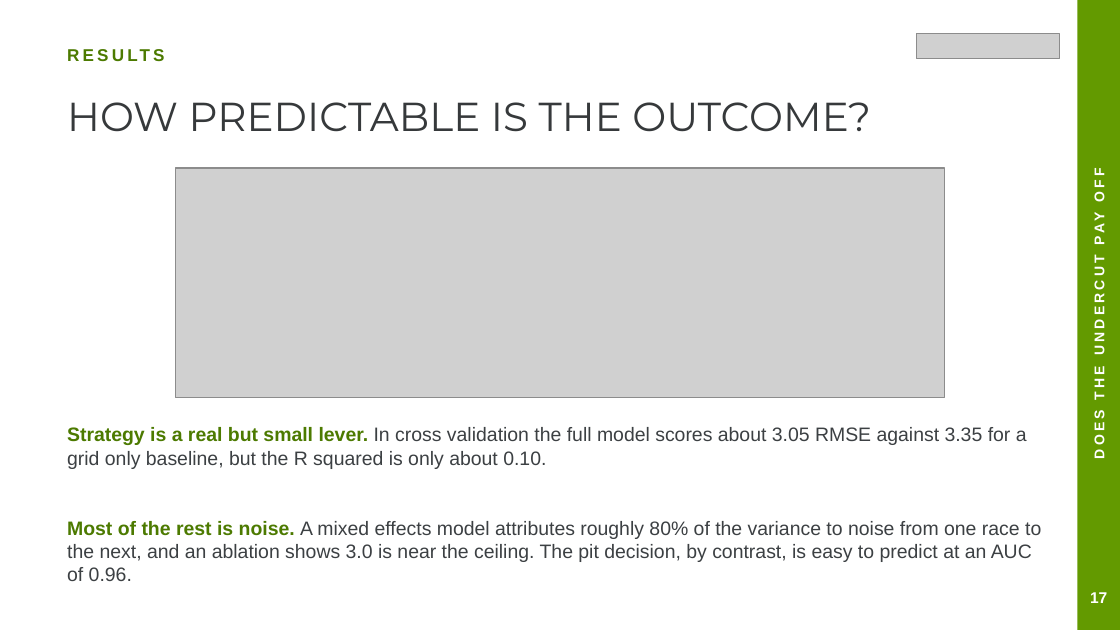
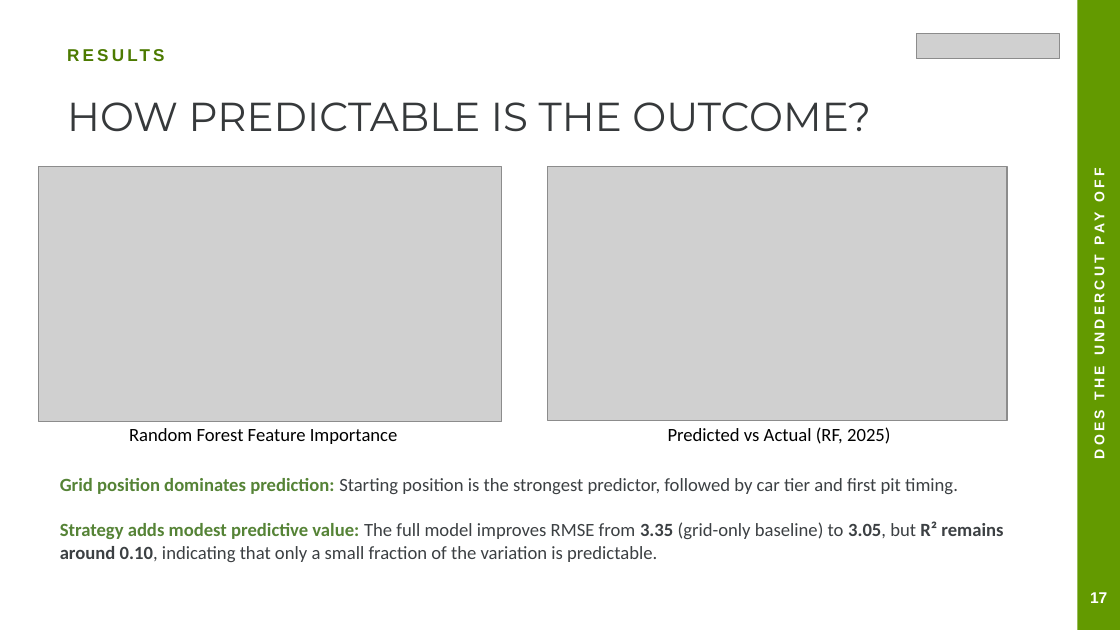
Before and after one commit to Munish0303/dai-mission-group-K, a slide deck: slide 22 of presentation.pptx. Drawn at 1120x630 pixels with LibreOffice and Linux fonts; fonts in the diff are those of the drawing; grey boxes stand for pictures. Boxes give left, top, right and bottom in pixels: in the first picture for what was removed or moved away, otherwise in the second. Text is boxed around its words. In the diff, an @@ line names an element or a change of style, - is before the commit and + after.

```diff
--- a/presentation.pptx
+++ b/presentation.pptx
@@ picture: place and size @@
-picture at (176, 168, 945, 398)
+picture at (39, 167, 502, 422)
@@ picture added at (548, 167, 1007, 421) @@
@@ text added at (129, 428, 398, 444), 12 pt, text #000000 @@
+Random Forest Feature Importance
@@ text added at (668, 427, 890, 444), 12 pt, text #000000 @@
+Predicted vs Actual (RF, 2025)
@@ text at (60, 478, 1003, 562): text changed; size 12.5 to 12 pt; font Arial to Calibri @@
-Strategy is a real but small lever. In cross validation the full model scores about 3.05 RMSE against 3.35 for a grid only baseline, but the R squared is only about 0.10.
-Most of the rest is noise. A mixed effects model attributes roughly 80% of the variance to noise from one race to the next, and an ablation shows 3.0 is near the ceiling. The pit decision, by contrast, is easy to predict at an AUC of 0.96.
+Grid position dominates prediction: Starting position is the strongest predictor, followed by car tier and first pit timing.
+Strategy adds modest predictive value: The full model improves RMSE from 3.35 (grid-only baseline) to 3.05, but R² remains around 0.10, indicating that only a small fraction of the variation is predictable.
```
Also in this commit, not shown: 31 other slides changed, 4 slides added, 3 slides removed, 2 other files.
